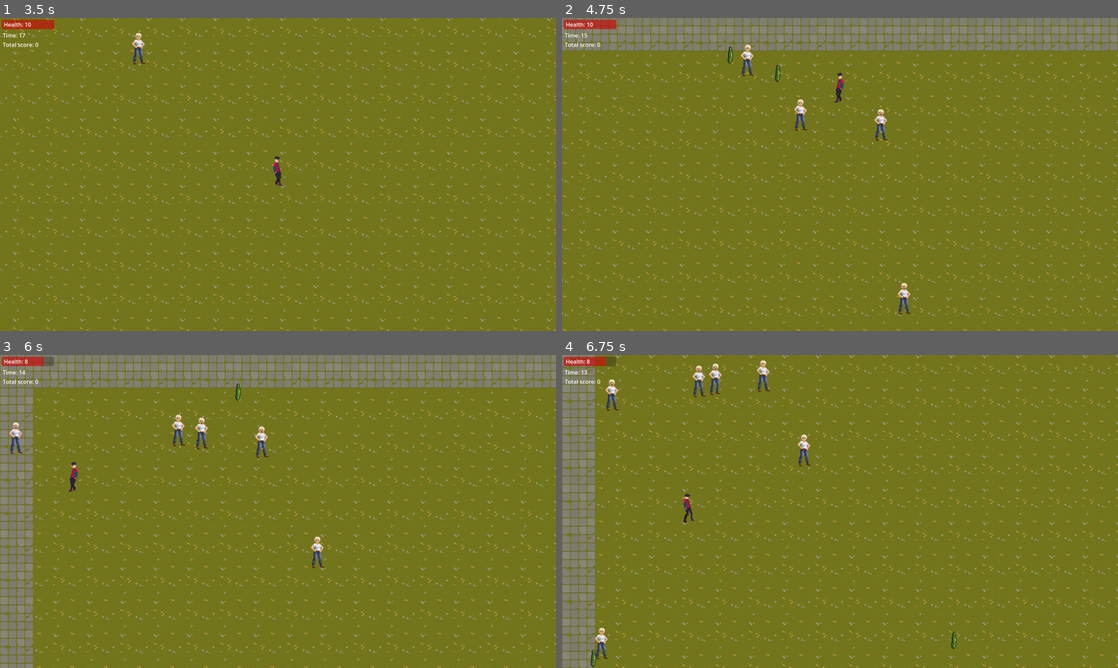
Above: before the commit, frames 1-4 (two rows, left to right).
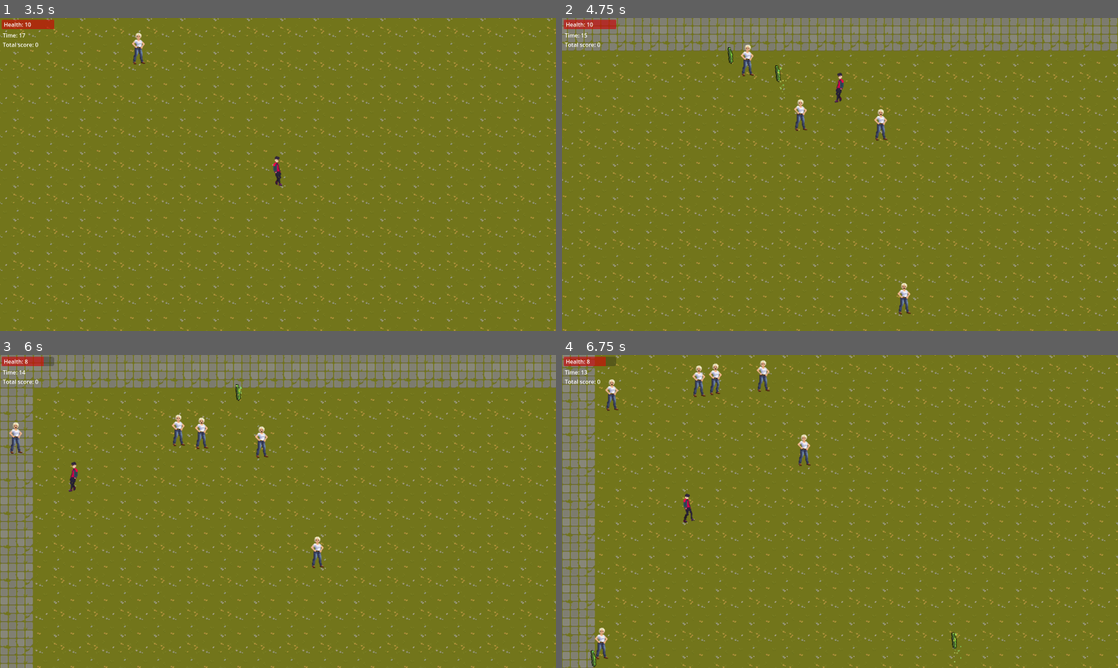
Above: after the commit, the same moments.

Repository: Huve/minor_inconvenience
Game: Godot game, scene res://StartMenu.tscn
Same seed, same stepped clock (60 frames per second), same inputs: the game is played once before the commit and once after it.
Inputs:
- Up to frame 1 (3.5 s): click "Start Game" at 0.5 s; tap Enter at 1.25 s; hold Right (ui_right) 1.28-2.03 s; hold Down (ui_down) 2.03-2.78 s; hold Right (ui_right) from 2.78 s (still down)
- Up to frame 2 (4.75 s): release Right (ui_right) at 3.53 s; hold Up (ui_up) 3.53-4.28 s; hold Left (ui_left) from 4.28 s (still down)
- Up to frame 3 (6 s): release Left (ui_left) at 5.78 s; hold Down (ui_down) from 5.78 s (still down)
- Up to frame 4 (6.75 s): release Down (ui_down) at 6.53 s; hold Right (ui_right) from 6.53 s (still down)

Frame 1 is identical in both runs. In frame 2, less than 0.1% of the frame differs, in the area x 29-41%, y 9-25%; in frame 3, less than 0.1%; in frame 4, less than 0.1%, in the area x 5-72%, y 88-100%.

Commit message:
Item animations and particle effects

Diff:
--- a/Collectable.gd
+++ b/Collectable.gd
@@ -1,4 +1,6 @@
 extends Area2D
+
+@onready var _animation_player = $AnimationPlayer
 
 func collect():
 	queue_free()
@@ -6,7 +8,7 @@
 
 # Called when the node enters the scene tree for the first time.
 func _ready():
-	pass # Replace with function body.
+	pass
 
 
 # Called every frame. 'delta' is the elapsed time since the previous frame.
@@ -17,9 +19,7 @@
 func spawn_item():
 	# spawn the collectable.
 	pass
-	#var enemy_scene = load(enemy_list[0])
-	#var random_direction = Vector2.RIGHT.rotated(randf_range(0, TAU))
-	#var spawn_position = player.global_position + (random_direction * SPAWN_RADIUS)
-	#var enemy = enemy_scene.instantiate() as Node2D
-	#get_parent().add_child(enemy)
-	#enemy.global_position = spawn_position
+
+
+func start_animations():
+	_animation_player.play('item_float')
--- a/collectables/collectable.tscn
+++ b/collectables/collectable.tscn
@@ -12,3 +12,5 @@
 shape = SubResource("RectangleShape2D_gkvk0")
 
 [node name="Sprite2D" type="Sprite2D" parent="."]
+
+[node name="AnimationPlayer" type="AnimationPlayer" parent="."]
--- a/collectables/wicked_cucumber.tscn
+++ b/collectables/wicked_cucumber.tscn
@@ -6,6 +6,91 @@
 [sub_resource type="RectangleShape2D" id="RectangleShape2D_ixwf4"]
 resource_local_to_scene = true
 size = Vector2(7, 29)
+
+[sub_resource type="Animation" id="Animation_fbvw5"]
+resource_name = "collectable_float"
+loop_mode = 1
+step = 0.25
+tracks/0/type = "value"
+tracks/0/imported = false
+tracks/0/enabled = true
+tracks/0/path = NodePath(".:position")
+tracks/0/interp = 1
+tracks/0/loop_wrap = true
+tracks/0/keys = {
+"times": PackedFloat32Array(0, 0.25, 0.5, 0.75),
+"transitions": PackedFloat32Array(1, 1, 1, 1),
+"update": 0,
+"values": [Vector2(0, 0), Vector2(0, -5), Vector2(0, 0), Vector2(0, 5)]
+}
+tracks/1/type = "value"
+tracks/1/imported = false
+tracks/1/enabled = true
+tracks/1/path = NodePath(".:rotation")
+tracks/1/interp = 1
+tracks/1/loop_wrap = true
+tracks/1/keys = {
+"times": PackedFloat32Array(0, 0.25, 0.5, 0.75),
+"transitions": PackedFloat32Array(1, 1, 1, 1),
+"update": 0,
+"values": [0.0, -0.349066, 0.0, 0.349066]
+}
+
+[sub_resource type="Animation" id="Animation_uq88e"]
+length = 0.001
+tracks/0/type = "value"
+tracks/0/imported = false
+tracks/0/enabled = true
+tracks/0/path = NodePath(".:position")
+tracks/0/interp = 1
+tracks/0/loop_wrap = true
+tracks/0/keys = {
+"times": PackedFloat32Array(0),
+"transitions": PackedFloat32Array(1),
+"update": 0,
+"values": [Vector2(0, 0)]
+}
+tracks/1/type = "value"
+tracks/1/imported = false
+tracks/1/enabled = true
+tracks/1/path = NodePath(".:rotation")
+tracks/1/interp = 1
+tracks/1/loop_wrap = true
+tracks/1/keys = {
+"times": PackedFloat32Array(0),
+"transitions": PackedFloat32Array(1),
+"update": 0,
+"values": [0.0]
+}
+
+[sub_resource type="Animation" id="Animation_ba3if"]
+resource_name = "item_float"
+loop_mode = 1
+step = 0.25
+tracks/0/type = "value"
+tracks/0/imported = false
+tracks/0/enabled = true
+tracks/0/path = NodePath(".:rotation")
+tracks/0/interp = 1
+tracks/0/loop_wrap = true
+tracks/0/keys = {
+"times": PackedFloat32Array(0, 0.25, 0.5, 0.75),
+"transitions": PackedFloat32Array(1, 1, 1, 1),
+"update": 0,
+"values": [0.0, -0.349066, 0.0, 0.349066]
+}
+
+[sub_resource type="AnimationLibrary" id="AnimationLibrary_01ulu"]
+_data = {
+"RESET": SubResource("Animation_uq88e"),
+"collectable_float": SubResource("Animation_fbvw5"),
+"item_float": SubResource("Animation_ba3if")
+}
+
+[sub_resource type="Curve" id="Curve_u0vho"]
+min_value = -1.0
+_data = [Vector2(0, 1), 0.0, 0.0, 0, 0, Vector2(1, 0.284211), 0.0, 0.0, 0, 0]
+point_count = 2
 
 [node name="WickedCucumber" instance=ExtResource("1_rbns8")]
 
@@ -15,3 +100,25 @@
 
 [node name="Sprite2D" parent="." index="1"]
 texture = ExtResource("2_d72kx")
+
+[node name="AnimationPlayer" parent="." index="2"]
+libraries = {
+"": SubResource("AnimationLibrary_01ulu")
+}
+
+[node name="CPUParticles2D" type="CPUParticles2D" parent="." index="3"]
+position = Vector2(-1, -14)
+amount = 20
+lifetime = 5.0
+speed_scale = 2.29
+explosiveness = 0.14
+randomness = 0.62
+direction = Vector2(2, 2)
+gravity = Vector2(0, 4)
+initial_velocity_min = 1.0
+initial_velocity_max = 4.0
+scale_amount_max = 3.0
+color = Color(0.533333, 0.968627, 0.505882, 0.639216)
+hue_variation_min = -0.06
+hue_variation_max = 0.32
+hue_variation_curve = SubResource("Curve_u0vho")
--- a/enemies/enemy_karen.gd
+++ b/enemies/enemy_karen.gd
@@ -31,3 +31,4 @@
 	var item = dropped_item.instantiate()
 	get_parent().add_child(item)
 	item.global_position = global_position
+	item.start_animations()
--- a/enemies/enemy_karen.tscn
+++ b/enemies/enemy_karen.tscn
@@ -2,11 +2,6 @@
 
 [ext_resource type="Script" path="res://enemies/enemy_karen.gd" id="1_qdui7"]
 [ext_resource type="Texture2D" uid="uid://4tfwy8ik17bc" path="res://images/Enemy-Karen.png" id="2_0ax0k"]
-
-[sub_resource type="Animation" id="Animation_y4eka"]
-resource_name = "wolf_run_down"
-loop_mode = 1
-step = 0.25
 
 [sub_resource type="Animation" id="Animation_58t2j"]
 length = 0.001
@@ -39,6 +34,11 @@
 "update": 1,
 "values": [Vector2i(0, 0), Vector2i(1, 0), Vector2i(2, 0), Vector2i(3, 0), Vector2i(4, 0), Vector2i(5, 0), Vector2i(6, 0), Vector2i(7, 0)]
 }
+
+[sub_resource type="Animation" id="Animation_y4eka"]
+resource_name = "wolf_run_down"
+loop_mode = 1
+step = 0.25
 
 [sub_resource type="AnimationLibrary" id="AnimationLibrary_in5sx"]
 _data = {
Not shown: 1 places in collectables/wicked_cucumber.tscn that only renumber resources
